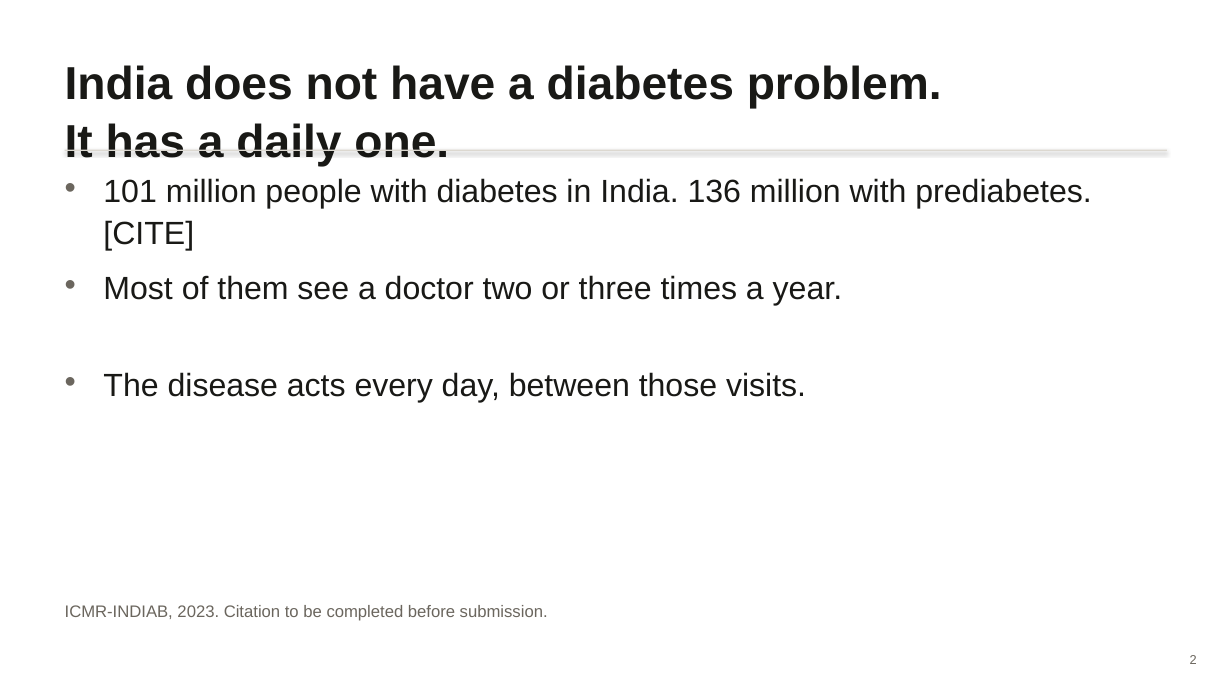
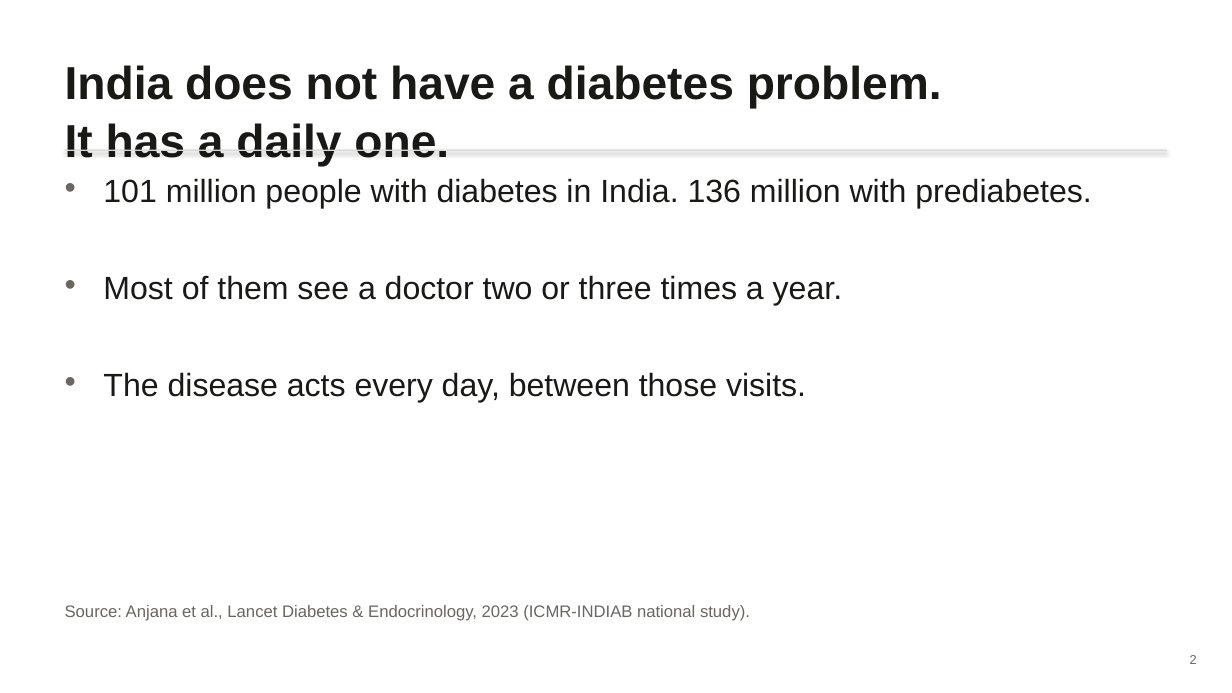
Before and after one commit to PrachiMaan/gluco-twin, a slide deck: slide 2 of docs/presentation.pptx. Drawn at 1232x693 pixels with LibreOffice and Linux fonts; fonts in the diff are those of the drawing. Boxes give left, top, right and bottom in pixels: in the first picture for what was removed or moved away, otherwise in the second. Text is boxed around its words. In the diff, an @@ line names an element or a change of style, - is before the commit and + after.

```diff
--- a/docs/presentation.pptx
+++ b/docs/presentation.pptx
@@ text at (x1=103, y1=178, x2=1091, y2=208): text changed @@
-101 million people with diabetes in India. 136 million with prediabetes. [CITE]
+101 million people with diabetes in India. 136 million with prediabetes.
@@ text at (x1=65, y1=605, x2=750, y2=621): text changed @@
-ICMR-INDIAB, 2023. Citation to be completed before submission.
+Source: Anjana et al., Lancet Diabetes & Endocrinology, 2023 (ICMR-INDIAB national study).
```
Also in this commit, not shown: 2 other slides changed, 6 other files.
